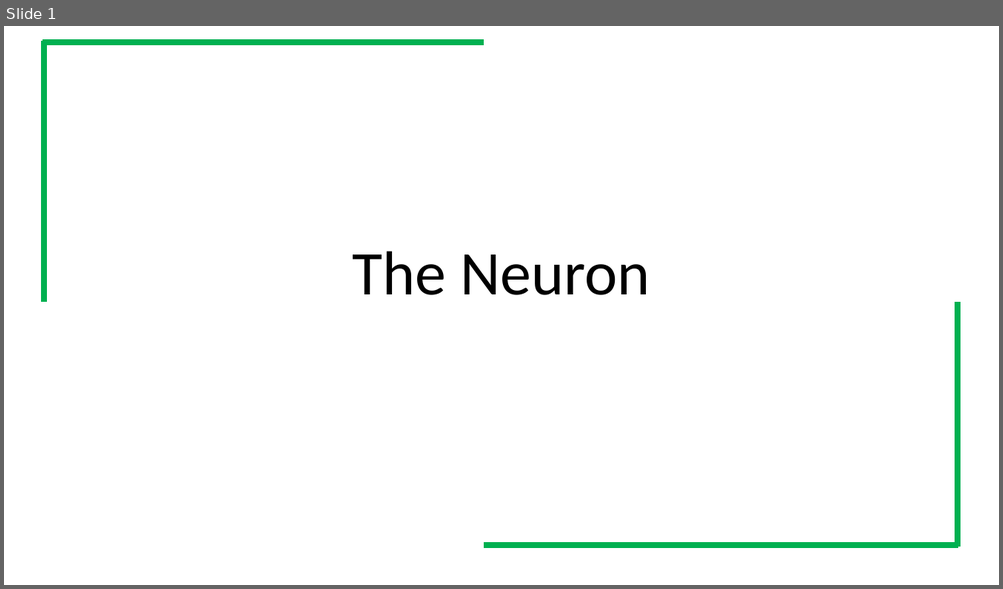
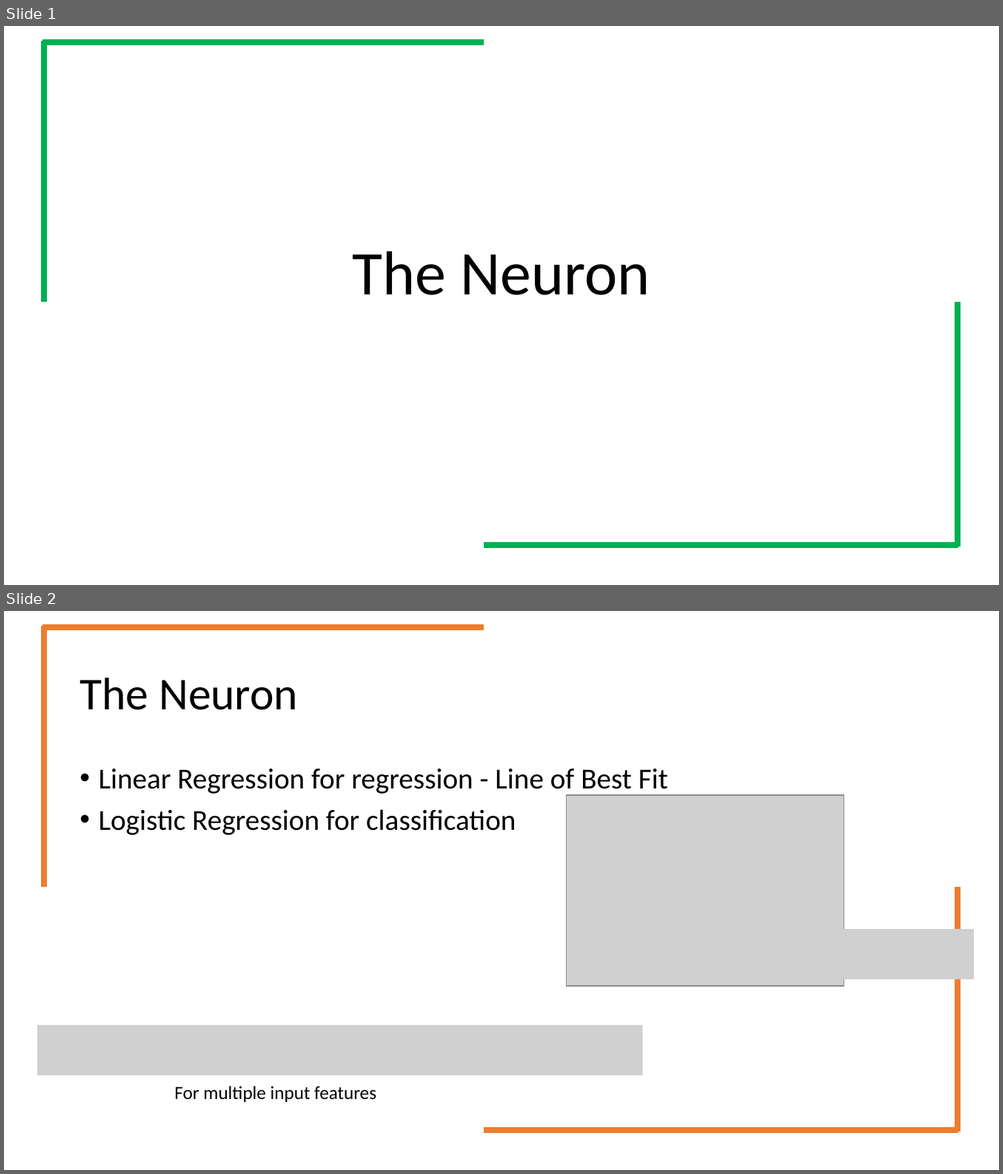
Before and after one commit to rkumar-bengaluru/data-science, a slide deck: 18-NLP/09-Neuron/neuron.pptx. Shown one above the other, each under a label of ours: slide 1 before the commit, slides 1 and 2 after it. The pictures are 1003x589 and 1003x1174 pixels, drawn with LibreOffice and Linux fonts; fonts in the diff are those of the drawing; grey boxes stand for pictures. Boxes give left, top, right and bottom in pixels: in the first picture for what was removed or moved away, otherwise in the second. Text is boxed around its words. In the diff, an @@ line names an element or a change of style, - is before the commit and + after.

```diff
--- a/18-NLP/09-Neuron/neuron.pptx
+++ b/18-NLP/09-Neuron/neuron.pptx
@@ slide 2 added at (4, 611, 999, 1170), background #FFFFFF @@
@@ title added at (79, 678, 298, 710), 44 pt, text #000000 @@
+The Neuron
@@ text added at (99, 769, 668, 835), 28 pt, text #000000 @@
+• Linear Regression for regression - Line of Best Fit
+• Logistic Regression for classification
@@ picture added at (566, 795, 844, 986) @@
@@ group added at (42, 626, 959, 1132): 4 lines @@
@@ picture added at (740, 930, 974, 980) @@
@@ picture added at (37, 1026, 643, 1076) @@
@@ text added at (174, 1086, 376, 1102), 18 pt, text #000000 @@
+For multiple input features
```
Also in this commit, not shown: 2 other slides added, 10 other files.
